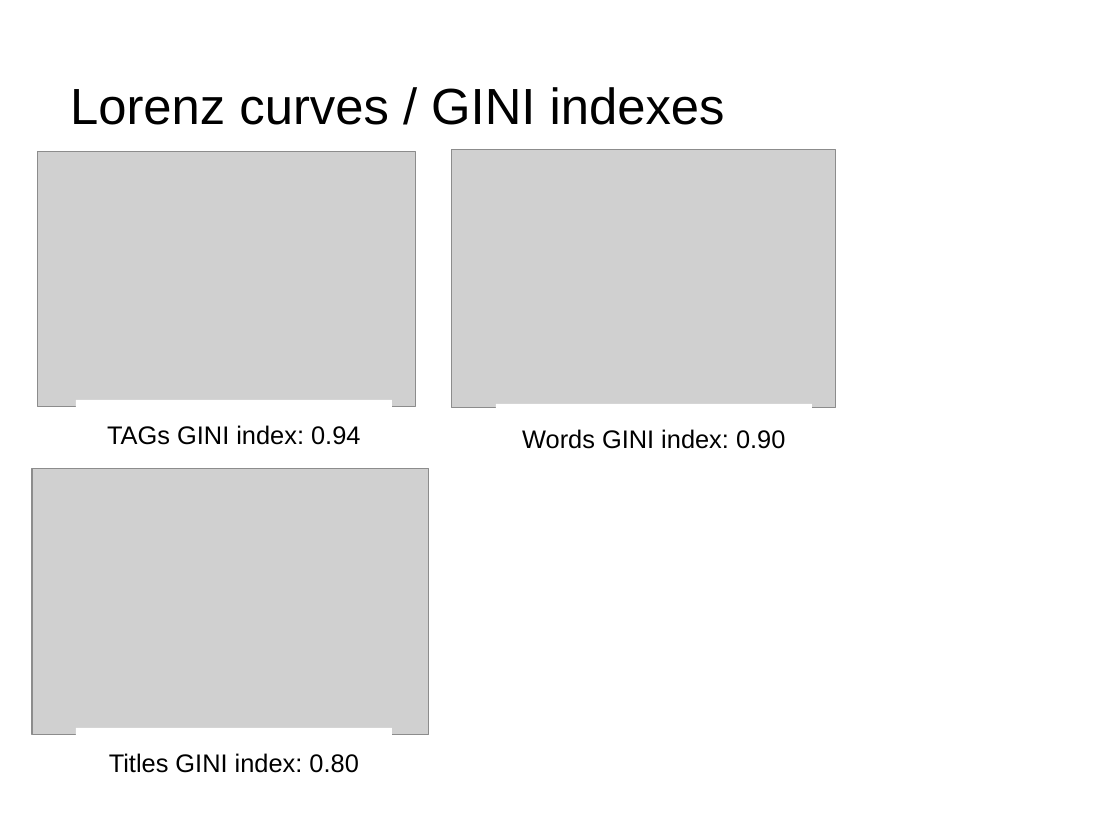
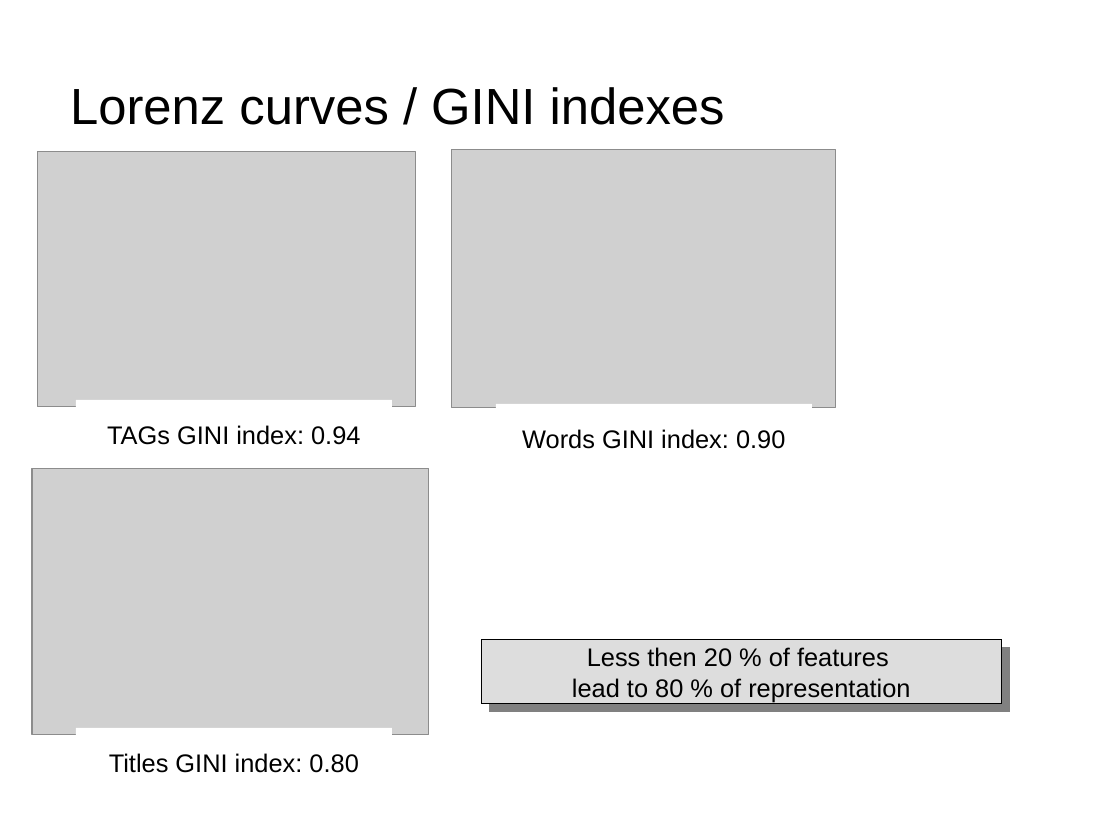
Before and after one commit to dataforcast/OC_Datascientist, a slide deck: slide 5 of P6/report/Openclassrooms_ParcoursDatascientist_P6-V1.odp (slide 8 before the commit). Drawn at 1120x840 pixels with LibreOffice and Linux fonts; fonts in the diff are those of the drawing; grey boxes stand for pictures; background and template pictures are left out. Boxes give left, top, right and bottom in pixels: in the first picture for what was removed or moved away, otherwise in the second. Text is boxed around its words. In the diff, an @@ line names an element or a change of style, - is before the commit and + after.

```diff
--- a/P6/report/Openclassrooms_ParcoursDatascientist_P6-V1.odp
+++ b/P6/report/Openclassrooms_ParcoursDatascientist_P6-V1.odp
@@ rectangle added at <box>482,640,1002,704</box>, fill #DDDDDD, outline #000000 0 pt, 18 pt, text #000000 @@
+Less then 20 % of features
+lead to 80 % of representation
```
Also in this commit, not shown: 2 other slides changed, 7 other files.
